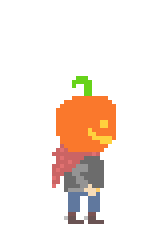
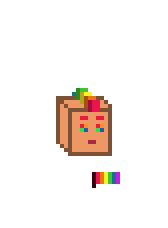
Before/after of a 168px x 228px layered artwork. What changed in the layer stack:
removed layer "HAT" over left=56, top=76, right=116, bottom=152
added group "Done hats" with 6 layers above "SKIN" over left=52, top=76, right=120, bottom=188
added group "RainbowDash" with 4 layers in group "Done hats" over left=56, top=88, right=120, bottom=188
added layer "Layer 8" (30%) in group "RainbowDash" over left=72, top=88, right=92, bottom=112
added layer "Layer 10" in group "RainbowDash" over left=56, top=140, right=120, bottom=188
added layer "Layer 9" in group "RainbowDash" over left=80, top=116, right=104, bottom=144
added layer "Layer 7" in group "RainbowDash" over left=56, top=88, right=112, bottom=152
hid "SKIN", opacity 67% → 100% over left=52, top=96, right=112, bottom=224
